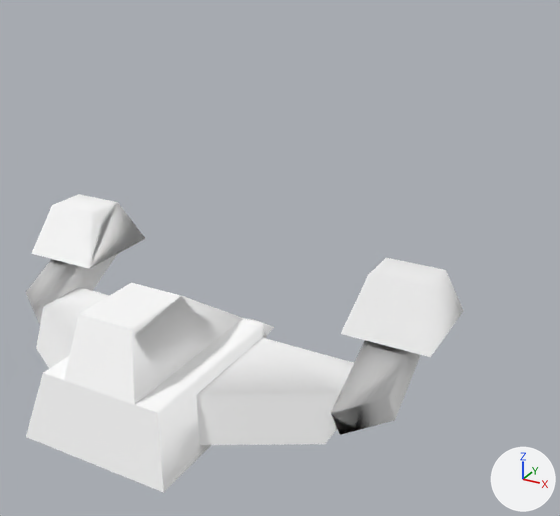
The OBJ model Assets/Art/Nova1492/GXConverted/Models/UnitParts/ArmWeapons/datan_common_arm3_krst_c49c0c78.obj as it was, and as the next commit left it.
Both versions are drawn from a 50 mm camera at (1.063, -1.295, 1.134) aimed at (0.148, 0.369, 0.302). Arrows for +X, +Y and +Z are at lower right; the lights stay in place. The older version comes first. Where no turn or scale is listed for an object, it has been applied to the vertices.

In view in the first picture: 'datan_common_arm3_krst_c49c0c78'.
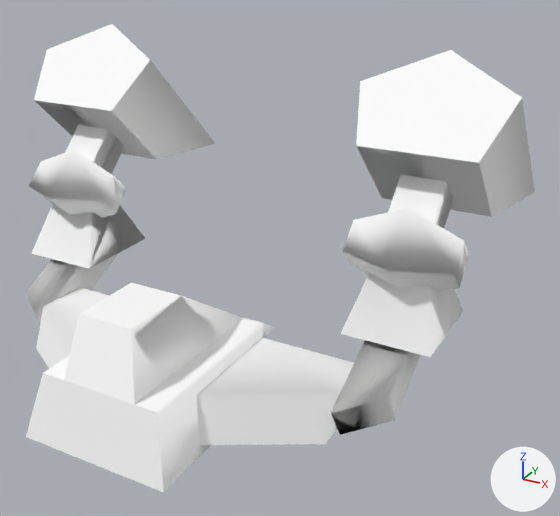
Patch to the scene script:
```diff
--- a/Assets/Art/Nova1492/GXConverted/Models/UnitParts/ArmWeapons/datan_common_arm3_krst_c49c0c78.obj.py
+++ b/Assets/Art/Nova1492/GXConverted/Models/UnitParts/ArmWeapons/datan_common_arm3_krst_c49c0c78.obj.py
@@ me_datan_common_arm3_krst_c49c0c78_mesh03 @@
+me_datan_common_arm3_krst_c49c0c78_mesh03.from_pydata(...)  # 30 vertices, 44 faces; spans x 0.315..0.704, y 0.217..0.943, z 0.29..0.847
+me_datan_common_arm3_krst_c49c0c78_mesh03.materials.append(mat_datan_common_arm3_krst_c49c0c78)  # its picture is missing
@@ me_datan_common_arm3_krst_c49c0c78_mesh01 @@
+me_datan_common_arm3_krst_c49c0c78_mesh01.from_pydata(...)  # 30 vertices, 44 faces; spans x -0.71..-0.321, y 0.217..0.943, z 0.29..0.847
+me_datan_common_arm3_krst_c49c0c78_mesh01.materials.append(mat_datan_common_arm3_krst_c49c0c78)  # its picture is missing
@@ ob_datan_common_arm3_krst_c49c0c78_mesh03 @@
+ob_datan_common_arm3_krst_c49c0c78_mesh03 = bpy.data.objects.new('datan_common_arm3_krst_c49c0c78_mesh03', me_datan_common_arm3_krst_c49c0c78_mesh03)
+ob_datan_common_arm3_krst_c49c0c78_mesh03.location = (0.0, 0.0, 0.0)
@@ ob_datan_common_arm3_krst_c49c0c78_mesh01 @@
+ob_datan_common_arm3_krst_c49c0c78_mesh01 = bpy.data.objects.new('datan_common_arm3_krst_c49c0c78_mesh01', me_datan_common_arm3_krst_c49c0c78_mesh01)
+ob_datan_common_arm3_krst_c49c0c78_mesh01.location = (0.0, 0.0, 0.0)
```

Location of each change, [x1, y1, x2, y2] in pixels of the pictures (560 x 516 px):
'datan_common_arm3_krst_c49c0c78_mesh03', added
    after: [343, 50, 535, 291]
'datan_common_arm3_krst_c49c0c78_mesh01', added
    after: [29, 24, 216, 218]
